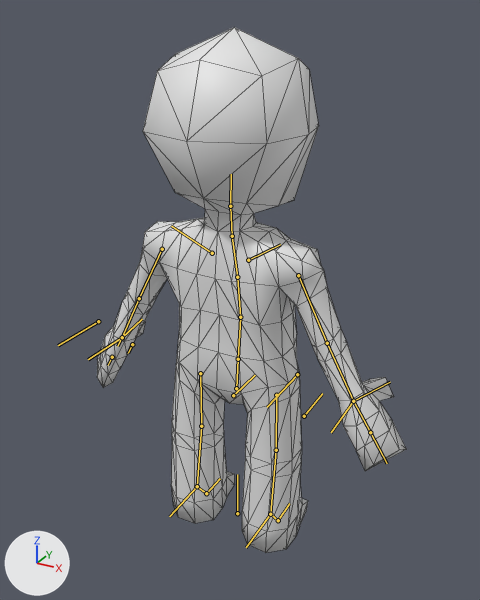
Before and after pictures for a commit that changed the glTF model models/onigokko_small_character.gltf.
Both versions are drawn from a 50 mm camera at (0.836, -1.505, 1.52) aimed at (0.03, -0.039, 0.788). Lighting does not change. The marker at lower left points along +X, +Y and +Z. The bones that bend it are drawn over the model as lines. Mesh edges are drawn as thin lines.

Names of what the first picture shows: 'body'.
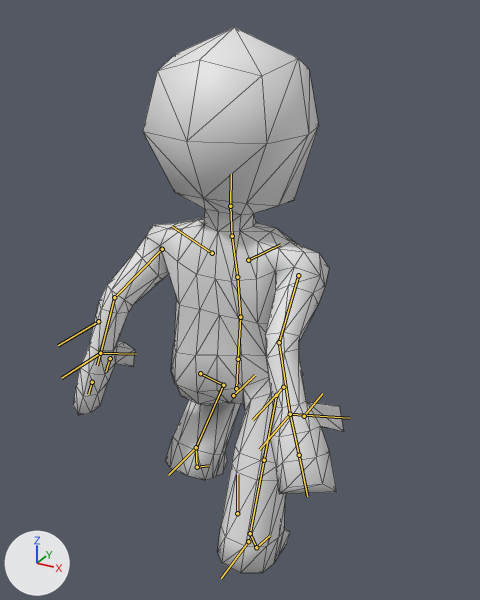
The newer file adds an action. The first version stands in its rest pose; the second is drawn at frame 6 of the action 'Jump'.

Patch to the scene script:
```diff
--- a/models/onigokko_small_character.gltf.py
+++ b/models/onigokko_small_character.gltf.py
@@ bone_leg_l_001 @@
 bone_leg_l_001 = bpy.data.objects['Armature'].pose.bones['leg.l.001']  # child of 'spine.001'
-bone_leg_l_001.rotation_quaternion = (1.0, 0.0, 0.0, 0.0)  # degrees (0, 0, 0)
+bone_leg_l_001.rotation_quaternion = (0.904, 0.423, 0.038, 0.05)  # degrees (50, 2, 7)
@@ bone_leg_l_002 @@
 bone_leg_l_002 = bpy.data.objects['Armature'].pose.bones['leg.l.002']  # child of 'leg.l.001'
-bone_leg_l_002.rotation_quaternion = (1.0, 0.0, 0.0, 0.0)  # degrees (0, 0, 0)
+bone_leg_l_002.rotation_quaternion = (0.756, -0.654, 0.0, -0.031)  # degrees (-82, -2, -3)
@@ bone_arm_l_001 @@
 bone_arm_l_001 = bpy.data.objects['Armature'].pose.bones['arm.l.001']  # child of 'spine.003'
-bone_arm_l_001.rotation_quaternion = (1.0, 0.0, 0.0, 0.0)  # degrees (0, 0, 0)
+bone_arm_l_001.rotation_quaternion = (0.893, -0.39, 0.211, -0.075)  # degrees (-50, 19, -18)
@@ bone_arm_l_002 @@
 bone_arm_l_002 = bpy.data.objects['Armature'].pose.bones['arm.l.002']  # child of 'arm.l.001'
-bone_arm_l_002.rotation_quaternion = (1.0, 0.0, 0.0, 0.0)  # degrees (0, 0, 0)
+bone_arm_l_002.rotation_quaternion = (0.951, 0.308, 0.0, 0.0)  # degrees (36, 0, 0)
@@ bone_arm_r_001 @@
 bone_arm_r_001 = bpy.data.objects['Armature'].pose.bones['arm.r.001']  # child of 'spine.003'
-bone_arm_r_001.rotation_quaternion = (1.0, 0.0, 0.0, 0.0)  # degrees (0, 0, 0)
+bone_arm_r_001.rotation_quaternion = (0.894, -0.428, 0.119, 0.06)  # degrees (-51, 15, 0)
@@ bone_arm_r_002 @@
 bone_arm_r_002 = bpy.data.objects['Armature'].pose.bones['arm.r.002']  # child of 'arm.r.001'
-bone_arm_r_002.rotation_quaternion = (1.0, 0.0, 0.0, 0.0)  # degrees (0, 0, 0)
+bone_arm_r_002.rotation_quaternion = (0.969, 0.248, 0.0, 0.0)  # degrees (29, 0, 0)
@@ bone_leg_r_001 @@
 bone_leg_r_001 = bpy.data.objects['Armature'].pose.bones['leg.r.001']  # child of 'spine.001'
-bone_leg_r_001.rotation_quaternion = (1.0, 0.0, 0.0, 0.0)  # degrees (0, 0, 0)
+bone_leg_r_001.rotation_quaternion = (0.978, -0.208, 0.019, 0.004)  # degrees (-24, 2, 0)
@@ bone_leg_r_002 @@
 bone_leg_r_002 = bpy.data.objects['Armature'].pose.bones['leg.r.002']  # child of 'leg.r.001'
-bone_leg_r_002.rotation_quaternion = (1.0, 0.0, 0.0, 0.0)  # degrees (0, 0, 0)
+bone_leg_r_002.rotation_quaternion = (0.997, 0.078, 0.0, -0.004)  # degrees (9, 0, 0)
```

Boxes (x1, y1, x2, y2) around the edits, measured in the pictures (480 x 600 px):
'body', posed (13% narrower)
    before: (97, 27, 407, 553)
    after: (73, 27, 344, 573)
bone 'leg.l.001', root to tip
    before: (200, 373) to (201, 426)
    after: (200, 373) to (223, 385)
bone 'leg.l.002', root to tip
    before: (201, 426) to (197, 486)
    after: (223, 385) to (196, 447)
bone 'arm.l.001', root to tip
    before: (162, 249) to (139, 298)
    after: (162, 249) to (114, 297)
bone 'arm.l.002', root to tip
    before: (139, 298) to (122, 337)
    after: (114, 297) to (100, 353)
bone 'arm.r.001', root to tip
    before: (298, 275) to (327, 343)
    after: (298, 275) to (279, 342)
bone 'arm.r.002', root to tip
    before: (327, 343) to (353, 401)
    after: (279, 342) to (290, 414)
bone 'leg.r.001', root to tip
    before: (276, 395) to (276, 450)
    after: (276, 395) to (264, 460)
bone 'leg.r.002', root to tip
    before: (276, 450) to (270, 514)
    after: (264, 460) to (250, 533)
